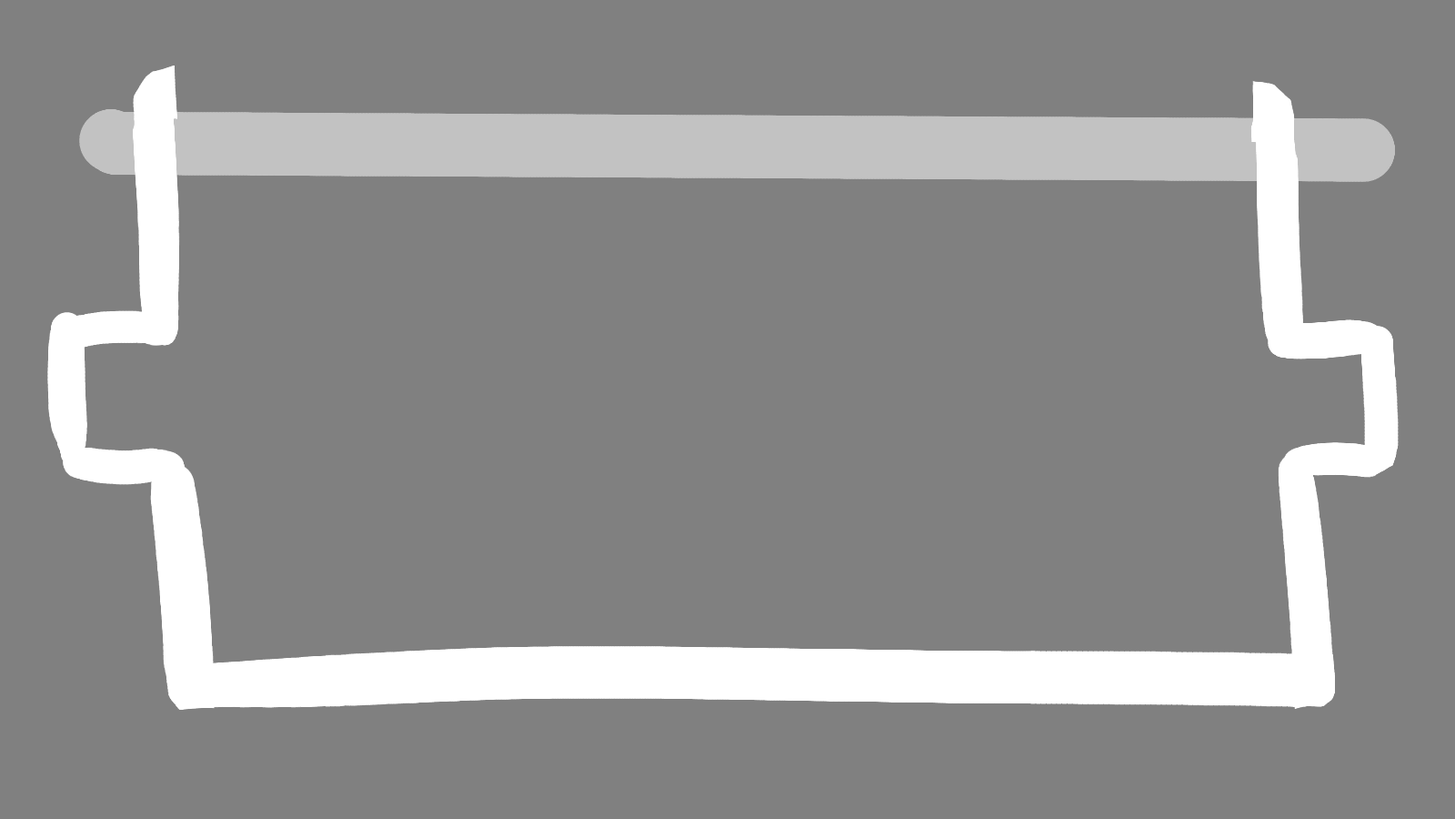
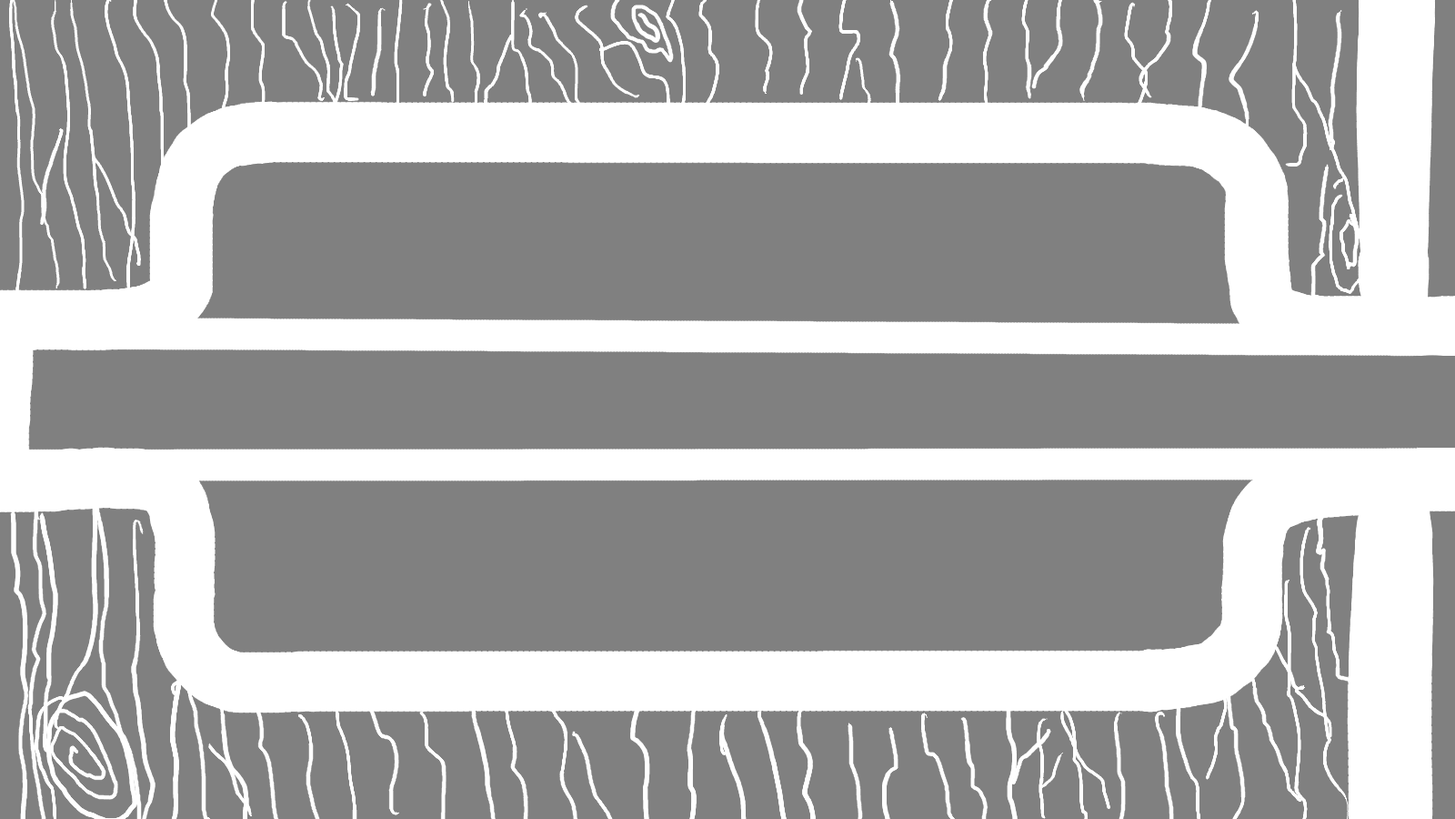
Before/after of a 1455×819 layered artwork. What changed in the layer stack:
added layer "doodles #4" above "doodles #3" over (x1=0, y1=0, x2=1455, y2=819)
added layer "doodles #3" above "doodles #2" over (x1=9, y1=0, x2=1369, y2=819)
"doodles #1": opacity 52% → 100%, moved it above "doodles", painted on it over (x1=79, y1=109, x2=1429, y2=336)
hid "doodles", opacity 100% → 25%, painted on it over (x1=0, y1=0, x2=1455, y2=819)
